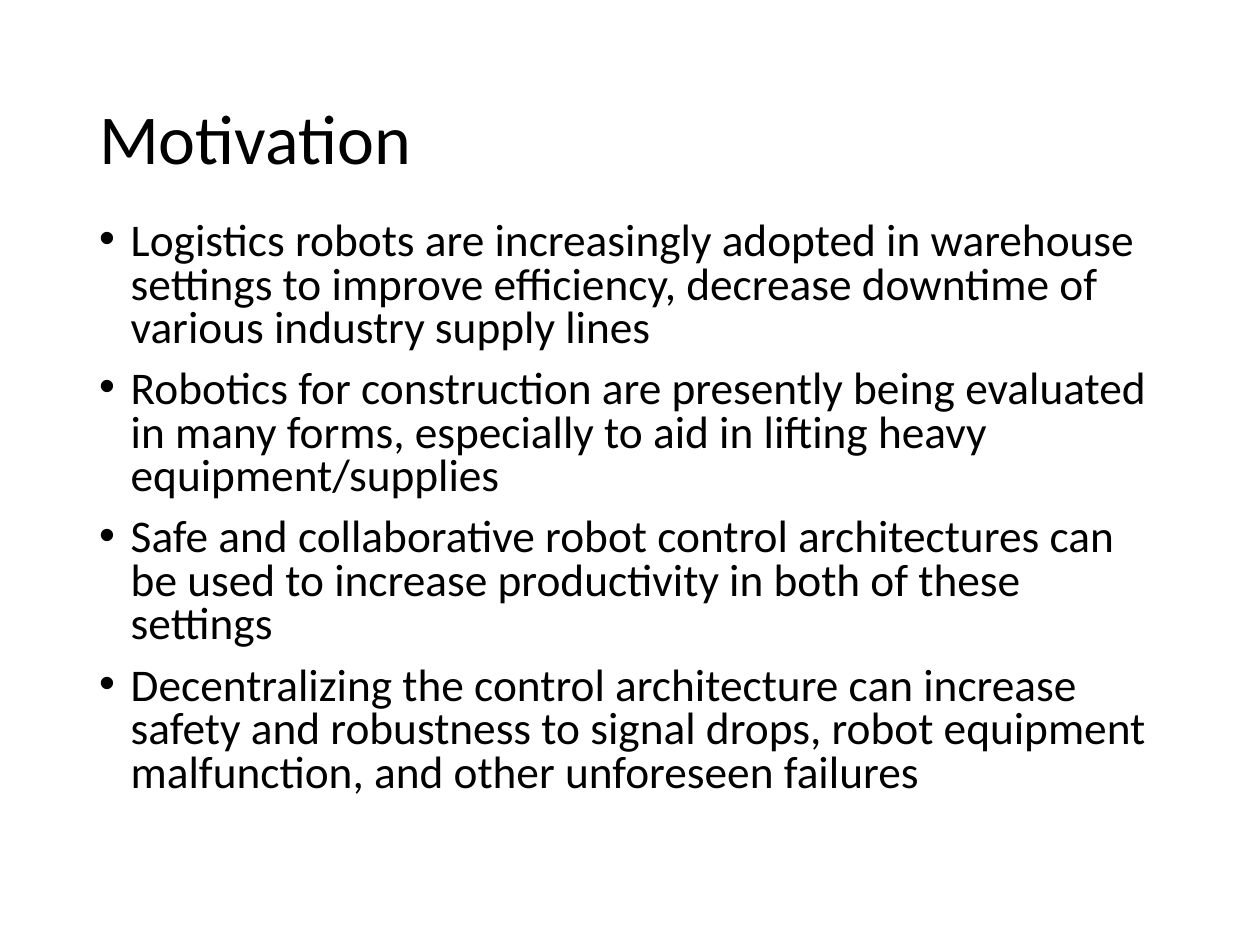
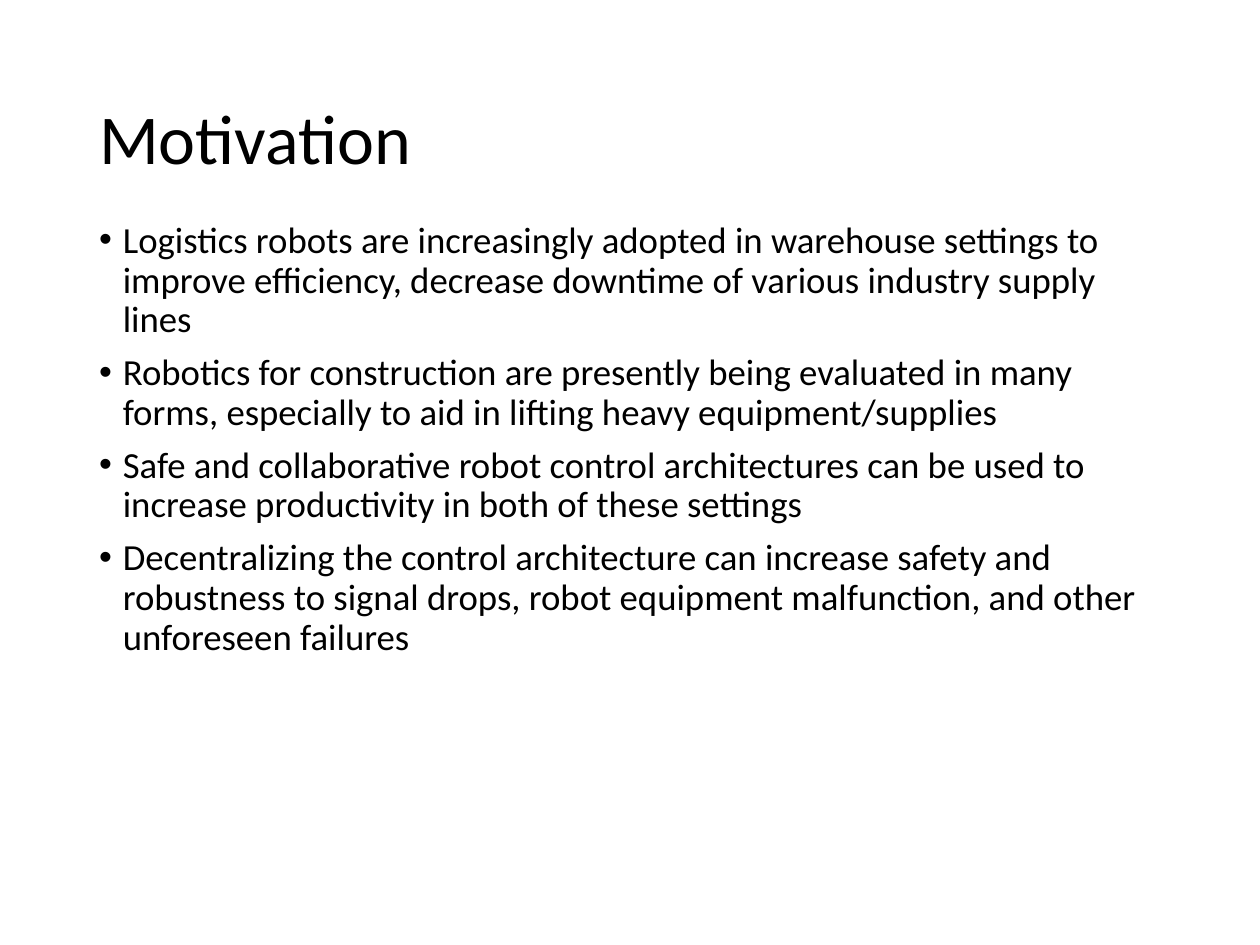
Before and after one commit to gestalt-arch/gestalt-arch, a slide deck: slide 2 of docs/project-spec.pptm. Drawn at 1260x945 pixels with LibreOffice and Linux fonts; fonts in the diff are those of the drawing. Boxes give left, top, right and bottom in pixels: in the first picture for what was removed or moved away, otherwise in the second. Text is boxed around its words. In the diff, an @@ line names an element or a change of style, - is before the commit and + after.

```diff
--- a/docs/project-spec.pptm
+++ b/docs/project-spec.pptm
@@ text "Logistics robots are increasingly adopted ..." at [123,227,1135,651]: size 25.9 to 21 pt; indent changed; line spacing 0.8 to 0.9; less space between paragraphs @@
```
Also in this commit, not shown: 8 other slides changed, 1 slide added, 1 other file.
